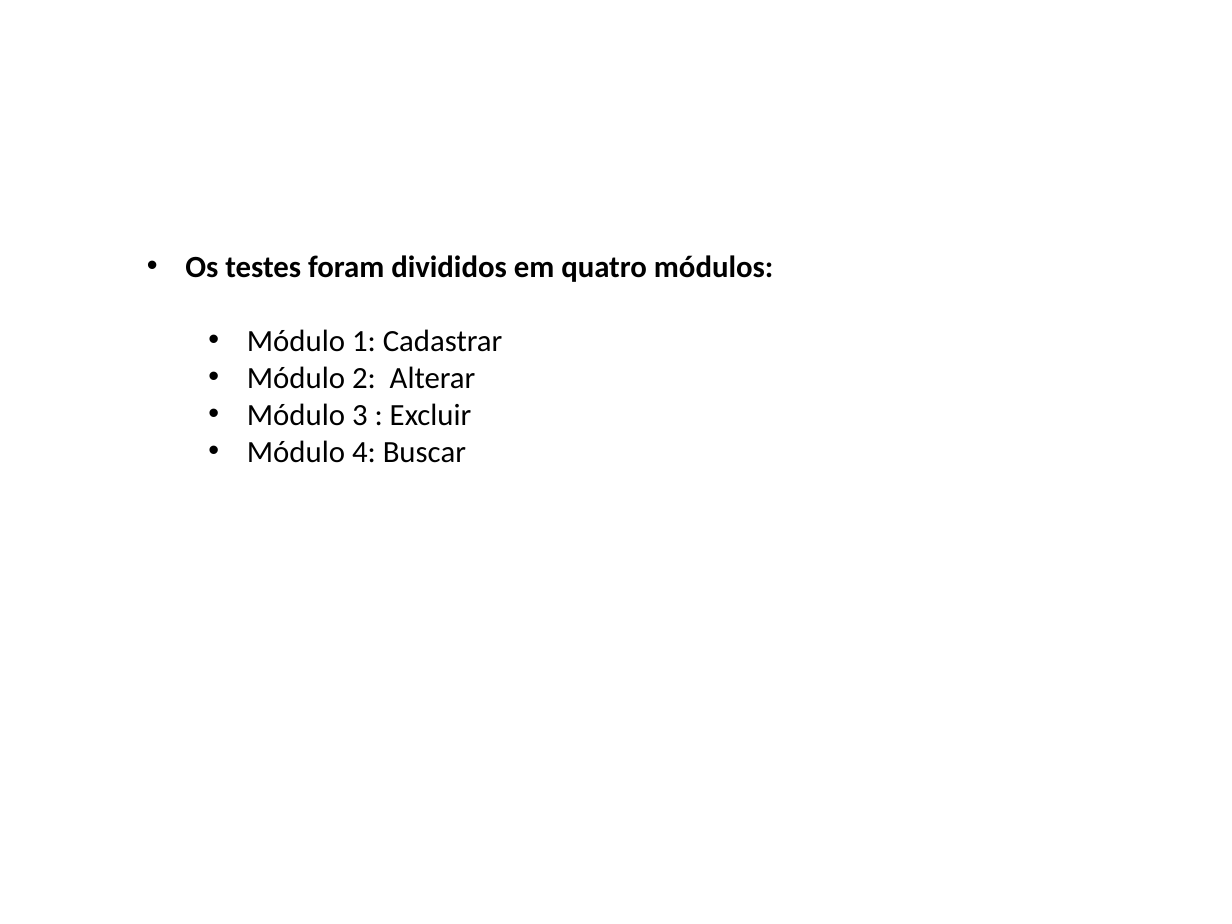
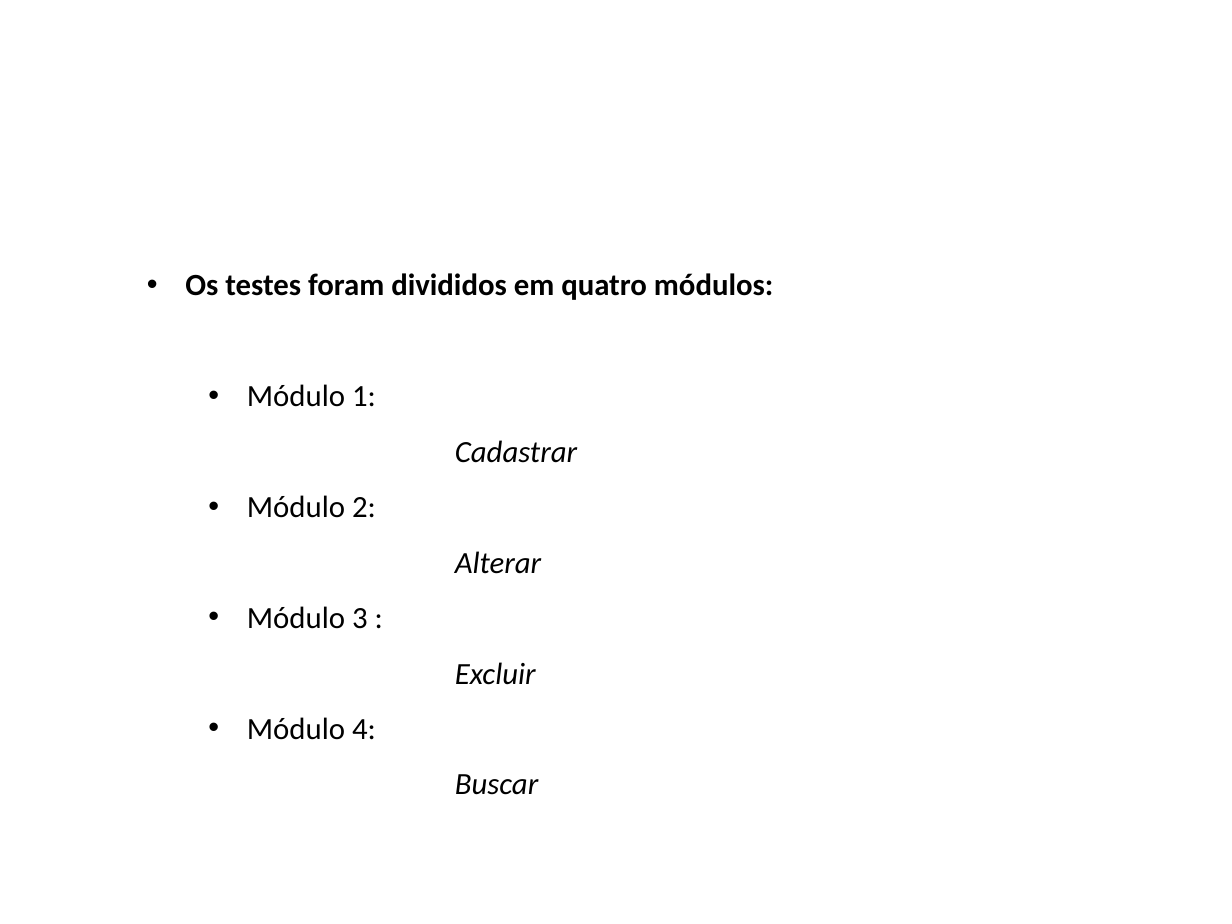
Before and after one commit to JoaoMarc0s/ProjetoTCS, a slide deck: slide 3 of Avaliação de testes.pptx. Drawn at 1232x924 pixels with LibreOffice and Linux fonts; fonts in the diff are those of the drawing; background and template pictures are left out. Boxes give left, top, right and bottom in pixels: in the first picture for what was removed or moved away, otherwise in the second. Text is boxed around its words. In the diff, an @@ line names an element or a change of style, - is before the commit and + after.

Commit message:
att av
Atualização de av. testes

```diff
--- a/Avaliação de testes.pptx
+++ b/Avaliação de testes.pptx
@@ text at bbox=[185, 273, 773, 300]: line spacing 1 to 1.5 @@
@@ text at bbox=[247, 384, 577, 795]: text changed @@
-  • Módulo 1: Cadastrar
-  • Módulo 2: Alterar
-  • Módulo 3 : Excluir
-  • Módulo 4: Buscar
+  • Módulo 1:
+  Cadastrar
+  • Módulo 2:
+  Alterar
+  • Módulo 3 :
+  Excluir
+  • Módulo 4:
+  Buscar
```
Also in this commit, not shown: 7 other slides changed, 2 slides added.
